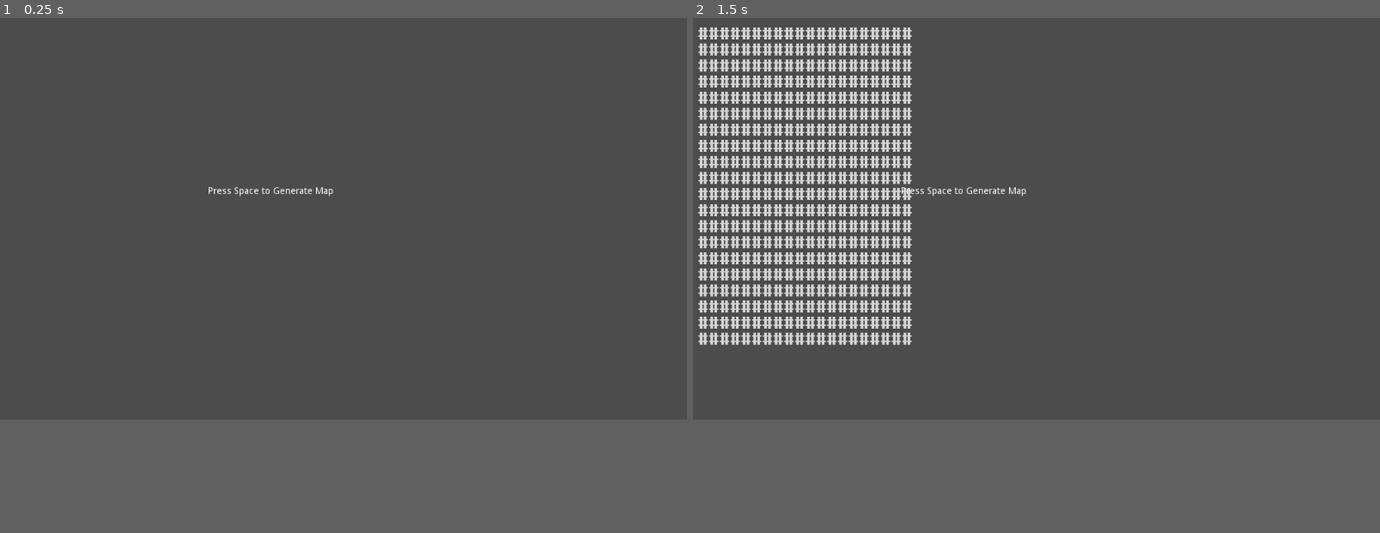
Above: before the commit, frames 1-2 (left to right).
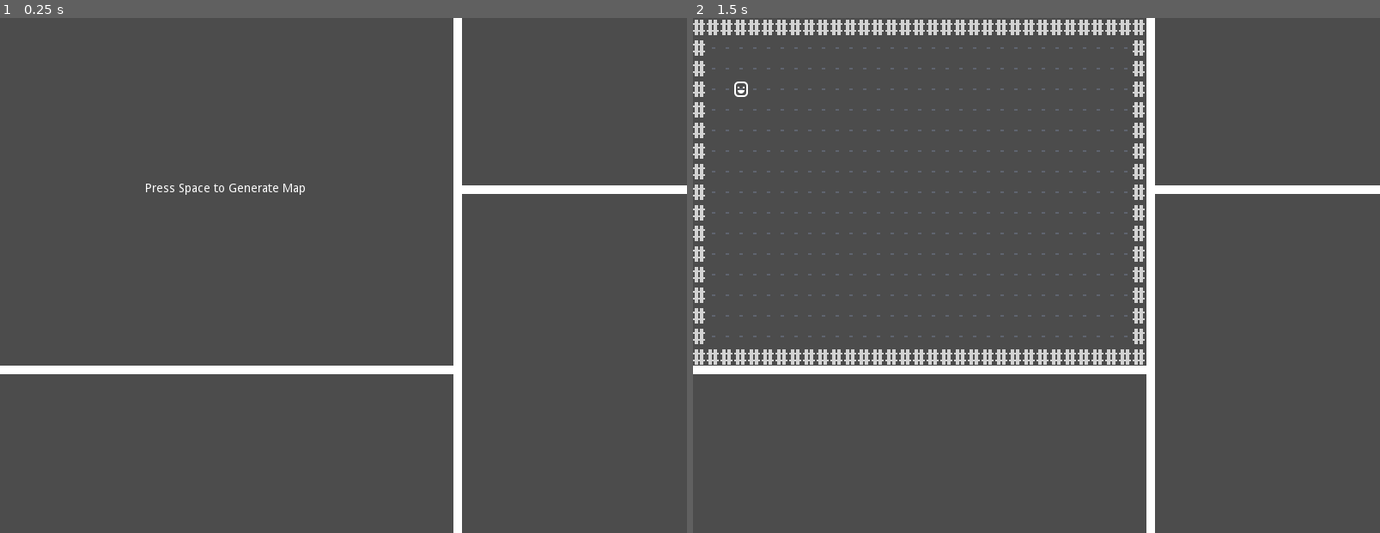
Above: after the commit, the same moments.

Repository: Zedalgo/GodotRogueSD
Game: Godot game, scene res://scene/main/MainScene.tscn
Same seed, same stepped clock (60 frames per second), same inputs: the game is played once before the commit and once after it.
Inputs (mouse positions are in pixels of both pictures, inside the frame that each line leads up to):
- Up to frame 1 (0.25 s): no input
- Up to frame 2 (1.5 s): tap Space (start_game) at 0.5 s; move the mouse to (1187, 198) at 0.52 s; hold Space (start_game) 0.53-1.28 s; click (1187, 198) at 0.8 s; move the mouse to (899, 239) at 1.27 s; click (899, 239) at 1.35 s
The window is 800x468 before the commit and 800x600 after it. Grey fills any space a smaller window leaves; there, only what the larger window draws over its background counts as a difference.

The runs differ from the first frame. In frame 1, 3.1% of the frame differs, in the area x 0-100%, y 0-100%; in frame 2, 16%.

Commit message:
static map & click to get grid position implimented

Diff:
--- a/MainScene.gd
+++ b/MainScene.gd
@@ -1,24 +1,68 @@
 extends Node2D
 
+var _floor_scene:PackedScene = preload("res://sprite/Floor.tscn")
+var _wall_scene:PackedScene = preload("res://sprite/Wall.tscn")
+var _player_scene:PackedScene = preload("res://sprite/Player.tscn")
 
-var _floor_scene:PackedScene = preload("res://sprite/Floor.tscn")
-const _wall_scene:PackedScene = preload("res://sprite/Wall.tscn")
+var _new_GetCoord = preload("res://library/GetCoord.gd").new()
 
+var map_walkable:Array
+
+var buffer_check:bool = false
+var map_generated:bool = false
+
+var time:float = 0
+var buffer_time:float = 0.2
 
 func ready():
 	randomize()
 
 
-func _process(_delta):
-	if Input.is_action_pressed("start_game"):
-		_generate_map()
+func _process(delta):
+	if buffer_check == true:
+		if map_generated == false:
+			if Input.is_action_pressed("start_game"):
+				_generate_map()
+				$SpaceToGenMap.visible = false
+				map_generated = true
+				buffer_check = false
+				time = 0
+		if Input.is_action_pressed("select"):
+			get_clicked_grid_tile()
+			buffer_check = false
+			time = 0
+
+	if time < buffer_time:
+		time += delta
+	elif buffer_check == false:
+		buffer_check = true
+	else:
+		pass
 
 
+# Currently generates a static map
 func _generate_map():
-	for i in range(20):
-		for j in range(20):
+	for i in range(1,32):
+		for j in range(1,16):
+			var _floor = _floor_scene.instance()
+			var location:Vector2 = _new_GetCoord.index_to_vector(i, j)
+			_floor.position = location
+			get_parent().add_child(_floor)
+	for i in range(33):
+		for j in range(17):
 			var _wall = _wall_scene.instance()
-			var x = i * 16 + 16
-			var y = j * 24 + 24
-			_wall.position = Vector2(x, y)
-			get_parent().add_child(_wall)
+			var x:int = i * 16 + 8
+			var y:int = j * 24 + 12
+			if (j == 0 || j == 16) || (i == 0 || i == 32):
+				_wall.position = Vector2(x, y)
+				get_parent().add_child(_wall)
+	var _player = _player_scene.instance()
+	_player.position = _new_GetCoord.index_to_vector(3, 3)
+	get_parent().add_child(_player)
+
+
+func get_clicked_grid_tile():
+	var click_loc = get_global_mouse_position()
+	var index_loc = _new_GetCoord.vector_to_index(click_loc.x, click_loc.y)
+	print(index_loc)
+	return Vector2(index_loc)
--- /dev/null
+++ b/library/GetCoord.gd
@@ -0,0 +1,18 @@
+extends Node
+
+var x_offset:int = 8
+var y_offset:int = 12
+var char_x:int = 16
+var char_y:int = 24
+
+
+func vector_to_index(vx, vy) -> Vector2:
+	var index_x:int = round((vx - x_offset) / char_x)
+	var index_y:int = round((vy - y_offset) / char_y)
+	return Vector2(index_x, index_y)
+
+
+func index_to_vector(ix, iy) -> Vector2:
+	var vector_x:int = (ix * char_x) + x_offset
+	var vector_y:int = (iy * char_y) + y_offset
+	return Vector2(vector_x, vector_y)
--- /dev/null
+++ b/library/Grid.gd
@@ -0,0 +1,16 @@
+extends Node
+
+
+# Declare member variables here. Examples:
+# var a = 2
+# var b = "text"
+
+
+# Called when the node enters the scene tree for the first time.
+func _ready():
+	pass # Replace with function body.
+
+
+# Called every frame. 'delta' is the elapsed time since the previous frame.
+#func _process(delta):
+#	pass
--- a/project.godot
+++ b/project.godot
@@ -10,7 +10,6 @@
 
 _global_script_classes=[  ]
 _global_script_class_icons={
-
 }
 
 [application]
@@ -19,11 +18,20 @@
 run/main_scene="res://scene/main/MainScene.tscn"
 config/icon="res://resource/icon.png"
 
+[display]
+
+window/size/width=800
+
 [input]
 
 start_game={
 "deadzone": 0.5,
-"events": [ Object(InputEventKey,"resource_local_to_scene":false,"resource_name":"","device":0,"alt":false,"shift":false,"control":false,"meta":false,"command":false,"pressed":false,"scancode":32,"unicode":0,"echo":false,"script":null)
+"events": [ Object(InputEventKey,"resource_local_to_scene":false,"resource_name":"","device":0,"alt":false,"shift":false,"control":false,"meta":false,"command":false,"pressed":false,"scancode":32,"physical_scancode":0,"unicode":0,"echo":false,"script":null)
+ ]
+}
+select={
+"deadzone": 0.5,
+"events": [ Object(InputEventMouseButton,"resource_local_to_scene":false,"resource_name":"","device":0,"alt":false,"shift":false,"control":false,"meta":false,"command":false,"button_mask":0,"position":Vector2( 0, 0 ),"global_position":Vector2( 0, 0 ),"factor":1.0,"button_index":1,"pressed":false,"doubleclick":false,"script":null)
  ]
 }
 
--- a/scene/main/MainScene.tscn
+++ b/scene/main/MainScene.tscn
@@ -5,12 +5,24 @@
 [node name="MainScene" type="Node2D"]
 script = ExtResource( 1 )
 
-[node name="Label" type="Label" parent="."]
-margin_left = 310.0
-margin_top = 252.0
-margin_right = 497.0
-margin_bottom = 266.0
+[node name="SpaceToGenMap" type="Label" parent="."]
+margin_left = 169.0
+margin_top = 192.0
+margin_right = 356.0
+margin_bottom = 206.0
 text = "Press Space to Generate Map"
 __meta__ = {
 "_edit_use_anchors_": false
 }
+
+[node name="Line2D" type="Line2D" parent="."]
+points = PoolVector2Array( 533, 410, 0, 410 )
+default_color = Color( 1, 1, 1, 1 )
+
+[node name="Line2D2" type="Line2D" parent="."]
+points = PoolVector2Array( 533, 0, 533, 600 )
+default_color = Color( 1, 1, 1, 1 )
+
+[node name="Line2D3" type="Line2D" parent="."]
+points = PoolVector2Array( 533, 200, 800, 200 )
+default_color = Color( 1, 1, 1, 1 )
--- /dev/null
+++ b/sprite/Player.tscn
@@ -0,0 +1,12 @@
+[gd_scene load_steps=3 format=2]
+
+[ext_resource path="res://resource/CursesVectorMain 16x24.png" type="Texture" id=1]
+
+[sub_resource type="AtlasTexture" id=1]
+flags = 4
+atlas = ExtResource( 1 )
+region = Rect2( 16, 0, 16, 24 )
+
+[node name="Player" type="Sprite"]
+z_index = 1
+texture = SubResource( 1 )
Not shown, changed: resource/CursesVectorBig 24x36.png.import
Not shown, changed: resource/CursesVectorMain 16x24.png.import
Not shown, changed: resource/CursesVectorSmall 12x18.png.import
Not shown, changed: resource/icon.png.import
